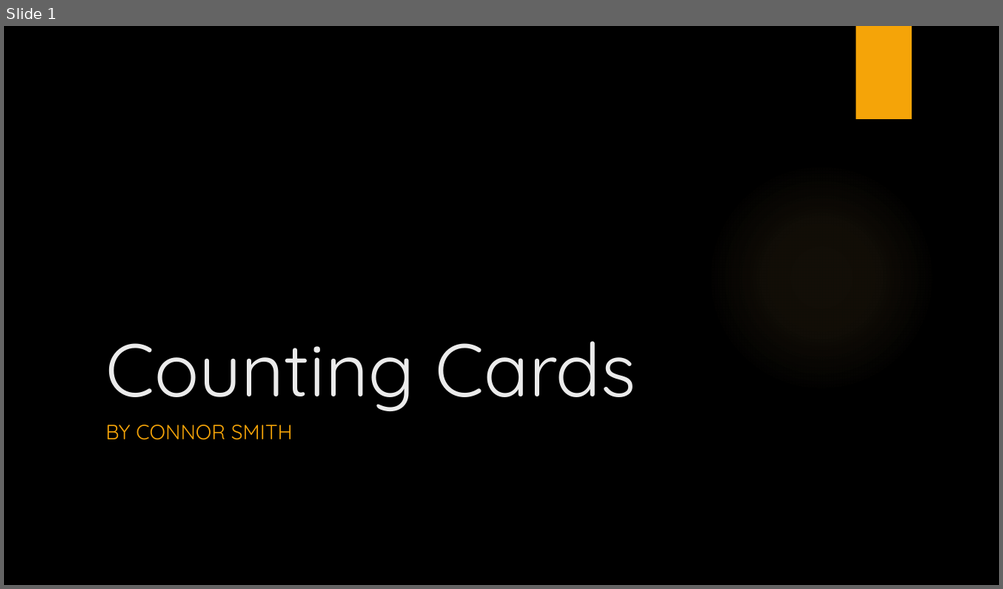
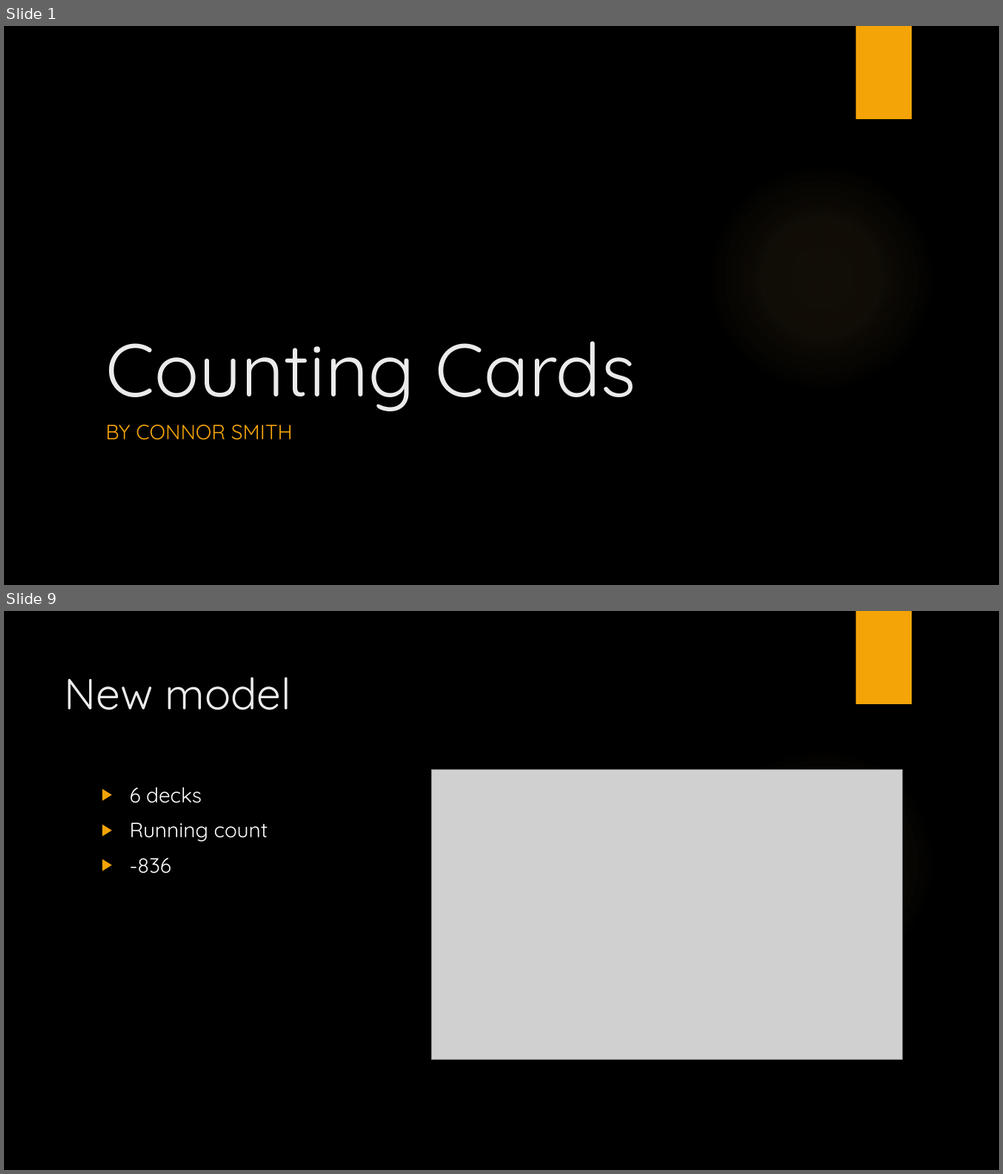
Before and after one commit to westpoint-neural-networks/final-project-connor-smith2, a slide deck: Counting Cards.pptx. Shown one above the other, each under a label of ours: slide 1 before the commit, slides 1 and 9 after it; the slides between them are not shown. The pictures are 1003x589 and 1003x1174 pixels, drawn with LibreOffice and Linux fonts; fonts in the diff are those of the drawing; grey boxes stand for pictures; background and template pictures are left out. Boxes give left, top, right and bottom in pixels: in the first picture for what was removed or moved away, otherwise in the second. Text is boxed around its words. In the diff, an @@ line names an element or a change of style, - is before the commit and + after.

```diff
--- a/Counting Cards.pptx
+++ b/Counting Cards.pptx
@@ slide 9 added at <box>4,611,999,1170</box>, background picture (left out); not listed: 2 template elements that a slide beside it also shows @@
@@ title added at <box>65,677,290,710</box>, 42 pt, text #EBEBEB @@
+New model
@@ text added at <box>130,787,268,874</box>, 20 pt, text #FFFFFF @@
+▶ 6 decks
+▶ Running count
+▶ -836
@@ picture added at <box>432,770,902,1060</box> @@
```
Also in this commit, not shown: 3 slides changed, 4 other slides added, 1 slide removed, 3 other files.
